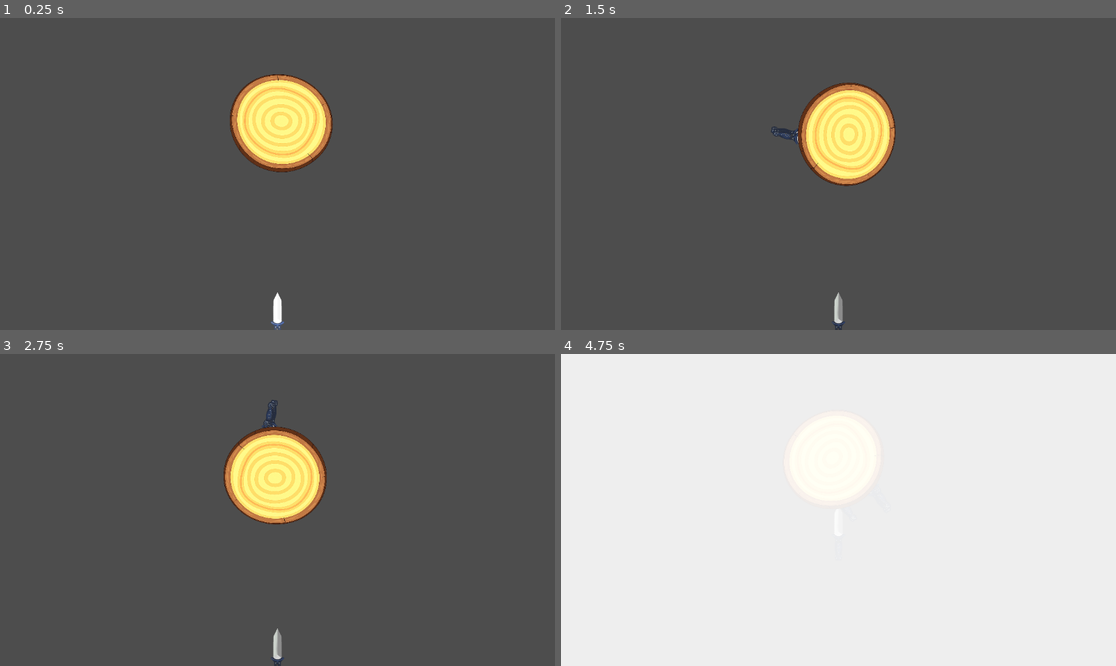
Above: before the commit, frames 1-4 (two rows, left to right).
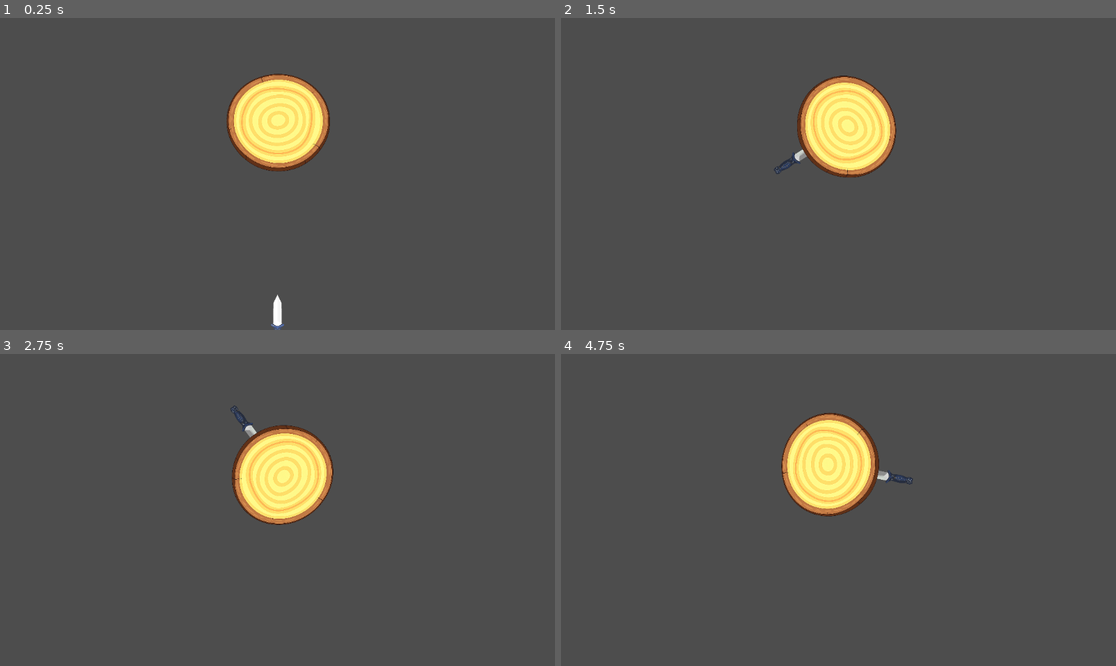
Above: after the commit, the same moments.

Repository: basic-bitch-foundation/Your_Turn
Game: Godot game, scene res://main.tscn
Same seed, same stepped clock (60 frames per second), same inputs: the game is played once before the commit and once after it. The project has no main scene, so this scene is started directly. The engine's default icon, where the game draws it, is replaced by a stand-in: a white triangle on a blue panel in a dark square.
Inputs (mouse positions are in pixels of both pictures, inside the frame that each line leads up to):
- Up to frame 1 (0.25 s): no input
- Up to frame 2 (1.5 s): tap Enter (ui_accept) at 0.5, 0.77 s; move the mouse to (960, 158) at 0.52 s; hold Right 0.53-1.28 s; tap Alt at 0.6 s; click (960, 158) at 0.67 s; move the mouse to (727, 189) at 1.27 s; hold Down from 1.28 s (still down); tap Shift at 1.35 s
- Up to frame 3 (2.75 s): tap Enter (ui_accept) at 1.52 s; move the mouse to (333, 441) at 2.02 s; release Down at 2.03 s; hold Right from 2.03 s (still down); tap Alt at 2.1 s
- Up to frame 4 (4.75 s): move the mouse to (810, 572) at 2.77 s; release Right at 2.78 s; hold Up 2.78-3.53 s; tap Shift at 2.85, 4.35 s; click (810, 572) at 2.92 s; tap Enter (ui_accept) at 3.02, 3.77, 4.52 s; move the mouse to (1005, 556) at 3.52 s; hold Left from 3.53 s (still down); tap Alt at 3.6 s; move the mouse to (672, 463) at 4.27 s

The runs differ from the first frame. In frame 1, 2.5% of the frame differs, in the area x 40-60%, y 17-100%; in frame 2, 3.5%; in frame 3, 3.5%; in frame 4, 100%, in the area x 0-100%, y 0-100%.
Error after the commit: Attempt to call function 'darken_next' in base 'null instance' on a null instance. (res://main.gd:32)

Commit message:
check desc
-Knifes ui added like shilloute of knifes faded when knifes fires shows the number of turn left.
-fixing knife striking

Diff:
--- a/knife.gd
+++ b/knife.gd
@@ -1,47 +1,55 @@
 extends Area2D
 
 signal stuck
+
 signal hit_other
 
-var spd = 800.0 * 6 * 2
-var going = false
+var  spd =  800.0 * 6 * 2
+var going =  false
 var log_node
 
-
-var rad = 195.0
-
+var rad = 210.0
 
 @onready var body = $body
 
 func _ready():
 	body.area_entered.connect(on_body_hit)
+
+
 	spawn_anim()
 
 func spawn_anim():
+
 	scale = Vector2(1, 0)
 	modulate = Color(2.5, 2.5, 2.5, 1)
 	var t = create_tween()
 	t.tween_property(self, "scale", Vector2(1, 1), 0.2) \
+
+
+
 		.set_trans(Tween.TRANS_EXPO).set_ease(Tween.EASE_OUT)
 	t.tween_property(self, "modulate", Color(1, 1, 1, 1), 0.1)
 
 func _unhandled_input(ev):
 	if going:
 		return
+
 	if ev.is_action_pressed("ui_accept"): going = true
 	if ev is InputEventMouseButton and ev.pressed: going = true
 	if ev is InputEventScreenTouch and ev.pressed: going = true
 
 func _process(delta):
+
 	if not going:
 		return
 	position.y -= spd * delta
+
+
+
 	if overlaps_area(log_node):
-
 		var to_center = log_node.global_position - global_position
 		var ang = rad_to_deg(to_center.angle())
-
-		if ang < -45 and ang > -135.6:
+		if ang < -45 and ang > -135:
 			stick()
 
 func stick():
@@ -49,11 +57,16 @@
 	set_process(false)
 	set_process_unhandled_input(false)
 
-	var loc = log_node.to_local(global_position)
-	var snapped = loc.normalized() * rad
 
-	reparent(log_node, false)
-	position = snapped
+
+	var  global_tip = global_position
+
+
+	reparent(log_node, true)
+
+
+	var  loc = log_node.to_local(global_tip)
+	position = loc.normalized() * rad
 	scale = Vector2(1, 1)
 	z_index = -1
 
@@ -61,14 +74,60 @@
 	stuck.emit()
 
 func on_body_hit(area):
-
 	if not going:
 		return
 
-	if area.get_parent() == log_node or area == log_node:
+
+
+	if area == log_node or area.get_parent() == log_node:
 		return
-
 	going = false
 	set_process(false)
 	set_process_unhandled_input(false)
-	hit_other.emit()
+
+	var hit_knife = area.get_parent()
+
+
+
+	var side = sign(global_position.x - hit_knife.global_position.x)
+
+	clash_bounce(side)
+
+func clash_bounce(side):
+	var spin = side
+	var start_rot = rotation
+
+
+
+	var start_pos = position
+
+	var t = create_tween()
+	t.set_parallel(false)
+
+	# phase 1 — initial hit impact, spin hard in clash dir
+	t.tween_property(self, "rotation", start_rot + deg_to_rad(spin * 8*10), 0.1) \
+		.set_trans(Tween.TRANS_SINE).set_ease(Tween.EASE_OUT)
+	t.parallel().tween_property(self, "position", start_pos + Vector2(spin * 25, 50), 0.1) \
+		.set_trans(Tween.TRANS_SINE).set_ease(Tween.EASE_OUT)
+
+	t.tween_property(self, "rotation", start_rot + deg_to_rad(spin * 280), 0.25) \
+		.set_trans(Tween.TRANS_SINE).set_ease(Tween.EASE_IN)
+	t.parallel().tween_property(self, "position", start_pos + Vector2(spin * 6*10, 180), 0.25) \
+		.set_trans(Tween.TRANS_QUAD).set_ease(Tween.EASE_IN)
+
+
+	t.tween_property(self, "rotation", start_rot + deg_to_rad(spin * 560), 0.3) \
+		.set_trans(Tween.TRANS_QUAD).set_ease(Tween.EASE_IN)
+
+
+	t.parallel().tween_property(self, "position", start_pos + Vector2(spin * 100, 420), 0.3) \
+		.set_trans(Tween.TRANS_QUAD).set_ease(Tween.EASE_IN)
+
+
+	t.tween_property(self, "modulate", Color(1, 1, 1, 0), 0.1)
+
+
+	t.tween_callback(func():
+		hit_other.emit()
+		queue_free()
+	)
--- a/knife.tscn
+++ b/knife.tscn
@@ -18,7 +18,7 @@
 
 [node name="Sprite2D" type="Sprite2D" parent="."]
 texture = ExtResource("2_8wt88")
-offset = Vector2(0, 260)
+offset = Vector2(0, 285)
 
 [node name="CollisionShape2D" type="CollisionShape2D" parent="."]
 position = Vector2(0, -281)
--- /dev/null
+++ b/knifes_ui.gd
@@ -0,0 +1,38 @@
+extends Node2D
+
+
+@onready var k1 = $k1
+@onready var k2 = $k2
+
+@onready var k3 = $k3
+
+@onready var k4 =    $k4
+@onready  var k5 = $k5
+
+@onready  var k6 = $k6
+
+@onready var k7 = $k7
+
+
+var white = preload("res://icon.svg")
+var dark  = preload("res://icon.svg")
+
+var slots = []
+var used = 0
+
+func _ready():
+	slots = [k1, k2, k3, k4, k5, k6, k7]
+
+	for s in slots:
+		s.texture = white
+
+func darken_next():
+	if used >= slots.size():
+		return
+	slots[used].texture = dark
+	used += 1
+
+func reset():
+	used = 0
+	for s in slots:
+		s.texture = white
--- a/main.gd
+++ b/main.gd
@@ -2,34 +2,59 @@
 
 @onready var log = $wheel
 @onready var spawn_pt = $spawn
+
+
 @onready var flash = $flash/rect
 
+
+
+
+@onready var ui = $knives_ui
+
+var started = false
+
 func _ready():
+	log.stop()
+
+
 	spawn()
 
-func setup_knife(k):
+func setup(k):
 	k.log_node = log
-	k.stuck.connect(func(): spawn())
+
+	k.stuck.connect(func(): on_stuck())
 	k.hit_other.connect(on_clash)
+
+func on_stuck():
+	if not started:
+		started = true
+		log.start()
+	ui.darken_next()
+	spawn()
 
 func on_clash():
 	do_flash()
+
 	Engine.time_scale = 0.0
 	await get_tree().create_timer(0.06, true, false, true).timeout
 	Engine.time_scale = 1.0
-
 
 func do_flash():
 	if not flash:
 		return
 	flash.visible = true
 	flash.modulate = Color(1, 1, 1, 1)
+
+
 	var t = create_tween()
 	t.tween_property(flash, "modulate", Color(1, 1, 1, 0), 0.35)
+
 	t.tween_callback(func(): flash.visible = false)
 
 func spawn():
+
 	var k = preload("res://knife.tscn").instantiate()
 	add_child(k)
+
 	k.global_position = spawn_pt.global_position
-	setup_knife(k)
+	setup(k)
--- a/main.tscn
+++ b/main.tscn
@@ -1,8 +1,9 @@
-[gd_scene load_steps=5 format=3 uid="uid://crw5jadk8i8gf"]
+[gd_scene load_steps=6 format=3 uid="uid://crw5jadk8i8gf"]
 
 [ext_resource type="Script" uid="uid://dbgbt8sne1a4d" path="res://main.gd" id="1_h2yge"]
 [ext_resource type="Script" uid="uid://dceppqxs8h4y1" path="res://wheel.gd" id="1_ig7tw"]
 [ext_resource type="Texture2D" uid="uid://dsgah1w12gvgs" path="res://images/ChatGPT Image May 5, 2026, 11_15_29 PM.png" id="2_0xm2m"]
+[ext_resource type="Script" uid="uid://dtbn53acbg0vd" path="res://knifes_ui.gd" id="4_1bvp3"]
 
 [sub_resource type="CircleShape2D" id="CircleShape2D_1bvp3"]
 radius = 291.49503
@@ -38,3 +39,20 @@
 offset_top = -88.0
 offset_right = 1384.0
 offset_bottom = 707.0
+
+[node name="knifes_ui" type="Node2D" parent="."]
+script = ExtResource("4_1bvp3")
+
+[node name="k1" type="Sprite2D" parent="knifes_ui"]
+
+[node name="k2" type="Sprite2D" parent="knifes_ui"]
+
+[node name="k3" type="Sprite2D" parent="knifes_ui"]
+
+[node name="k4" type="Sprite2D" parent="knifes_ui"]
+
+[node name="k5" type="Sprite2D" parent="knifes_ui"]
+
+[node name="k6" type="Sprite2D" parent="knifes_ui"]
+
+[node name="k7" type="Sprite2D" parent="knifes_ui"]
--- a/wheel.gd
+++ b/wheel.gd
@@ -4,14 +4,23 @@
 var dir = 1
 var origin: Vector2
 var shake = 0.0
+var active = false
 
 @onready var spr = $Sprite2D
 
 func _ready():
 	origin = position
 
+func start():
+	active = true
+
+func stop():
+	active = false
+
 func _process(delta):
-	rotation += rot_spd * dir * delta
+	if active:
+		rotation += rot_spd * dir * delta
+
 	if shake > 0.0:
 		position = origin + Vector2(randf_range(-shake, shake), randf_range(-shake, shake))
 		shake = lerp(shake, 0.0, 0.25)
Not shown, added: knifes_ui.gd.uid
